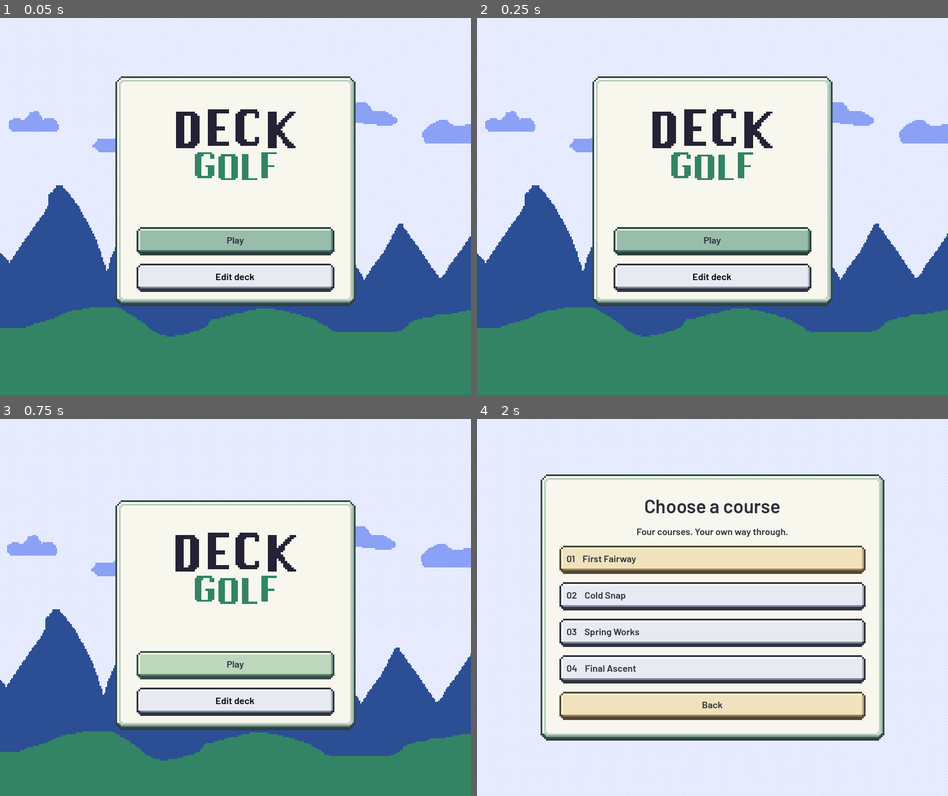
Above: before the commit, frames 1-4 (two rows, left to right).
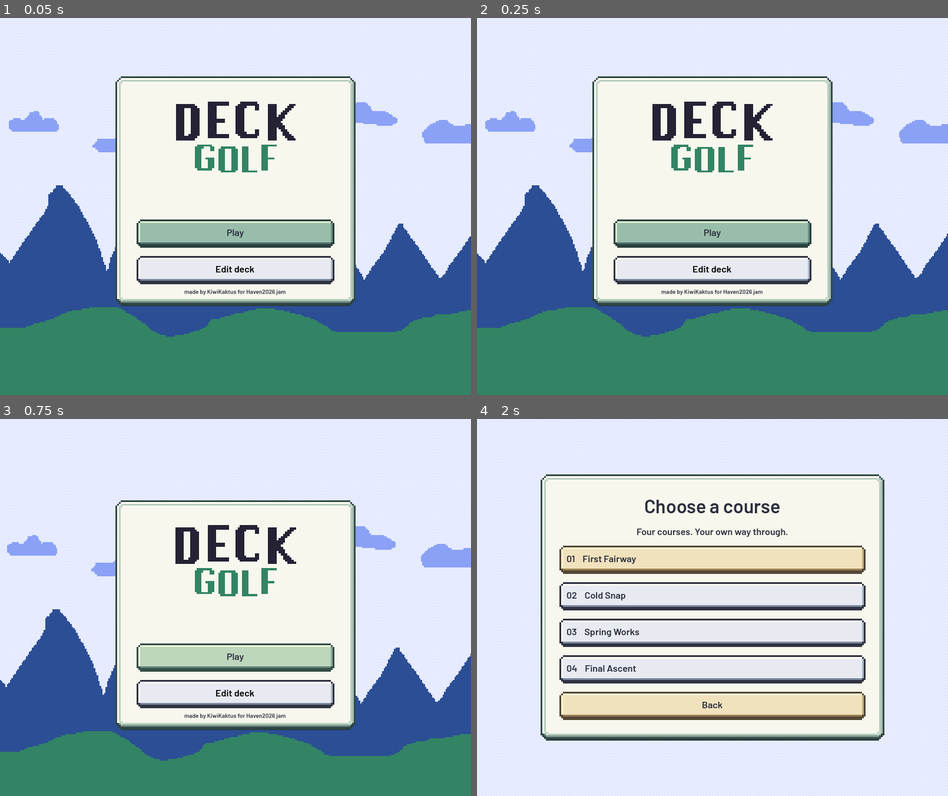
Above: after the commit, the same moments.

Repository: KiwiKaktuss/haven2026
Game: Godot game, scene res://main.tscn
Two runs of this game, one before a commit and one after it. Both use one fixed random seed, a clock stepped at 60 frames per second and the inputs below.
Inputs (mouse positions are in pixels of both pictures, inside the frame that each line leads up to):
- Up to frame 1 (0.05 s): no input
- Up to frame 2 (0.25 s): no input
- Up to frame 3 (0.75 s): click "Play" at 0.5 s
- Up to frame 4 (2 s): move the mouse to (816, 588) at 1.27 s; press the mouse at (816, 588) at 1.28 s; hold D (pan_right) from 1.28 s (still down)

The runs differ from the first frame. In frame 1, 6.0% of the frame differs, in the area x 29-71%, y 22-74%; in frame 2, 6.0%; in frame 3, 5.8%; in frame 4, nothing differs.

Commit message:
20 made by KiwiKaktus label

Diff:
--- a/scenes/ui/main_menu.tscn
+++ b/scenes/ui/main_menu.tscn
@@ -1,12 +1,10 @@
 [gd_scene format=3 uid="uid://d3xtlqc4dm3pe"]
 
 [ext_resource type="Script" uid="uid://bhuyp4vsivxn3" path="res://scripts/ui/menu_background.gd" id="background"]
-[ext_resource type="Texture2D" path="res://art/background2.png" id="sky"]
+[ext_resource type="Texture2D" uid="uid://bb1m40l15ox2e" path="res://art/DeckGolf.png" id="logo"]
+[ext_resource type="StyleBox" uid="uid://dis7nqri1ul8t" path="res://resources/ui/pixel/menu_panel.tres" id="menu_panel"]
 [ext_resource type="Script" uid="uid://d3dmeuomfi6ku" path="res://scripts/ui/main_menu.gd" id="script"]
 [ext_resource type="Theme" uid="uid://vd5i5ly3o81k" path="res://resources/ui/default_theme.tres" id="theme"]
-[ext_resource type="Texture2D" path="res://art/DeckGolf.png" id="logo"]
-
-[ext_resource type="StyleBox" path="res://resources/ui/pixel/menu_panel.tres" id="menu_panel"]
 
 [node name="MainMenu" type="Control" unique_id=732525874]
 texture_filter = 2
@@ -30,7 +28,6 @@
 grow_vertical = 2
 mouse_filter = 2
 script = ExtResource("background")
-sky_texture = ExtResource("sky")
 
 [node name="Center" type="CenterContainer" parent="." unique_id=321424996]
 layout_mode = 1
@@ -52,12 +49,12 @@
 layout_mode = 2
 theme_override_constants/separation = 14
 
-[node name="LogoSlot" type="Control" parent="Center/Content"]
+[node name="LogoSlot" type="Control" parent="Center/Content" unique_id=1844519776]
 custom_minimum_size = Vector2(0, 180)
 layout_mode = 2
 mouse_filter = 2
 
-[node name="Logo" type="TextureRect" parent="Center/Content/LogoSlot"]
+[node name="Logo" type="TextureRect" parent="Center/Content/LogoSlot" unique_id=1749209939]
 texture_filter = 1
 layout_mode = 1
 anchors_preset = 8
@@ -91,12 +88,20 @@
 custom_minimum_size = Vector2(0, 48)
 layout_mode = 2
 theme_override_colors/font_color = Color(0, 0, 0, 1)
+theme_override_colors/font_focus_color = Color(0, 0, 0, 1)
 theme_override_colors/font_pressed_color = Color(0, 0, 0, 1)
 theme_override_colors/font_hover_color = Color(0, 0, 0, 1)
 theme_override_colors/font_hover_pressed_color = Color(0, 0, 0, 1)
-theme_override_colors/font_focus_color = Color(0, 0, 0, 1)
 theme_override_colors/font_disabled_color = Color(0, 0, 0, 1)
 text = "Edit deck"
+
+[node name="Credits" type="Label" parent="Center/Content" unique_id=1278586593]
+layout_mode = 2
+offset_transform_enabled = true
+offset_transform_position = Vector2(0, -7.73)
+theme_override_font_sizes/font_size = 10
+text = "made by KiwiKaktus for Haven2026 jam"
+horizontal_alignment = 1
 
 [node name="CenterContainer" type="Control" parent="." unique_id=1258031862]
 visible = false
